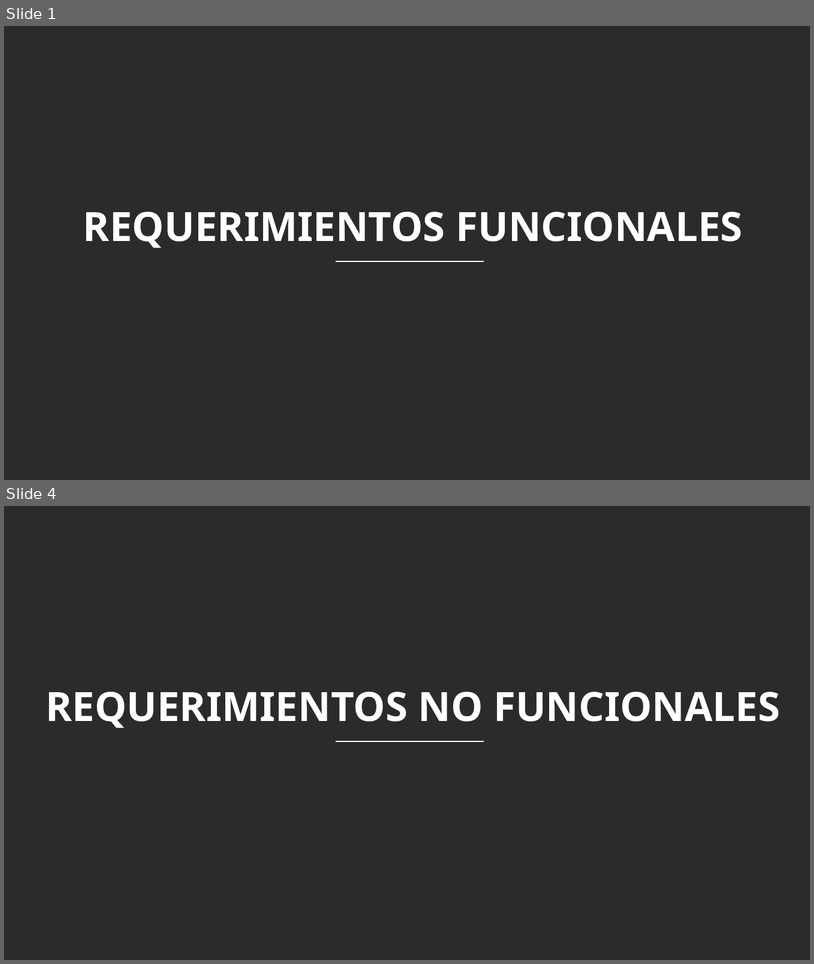
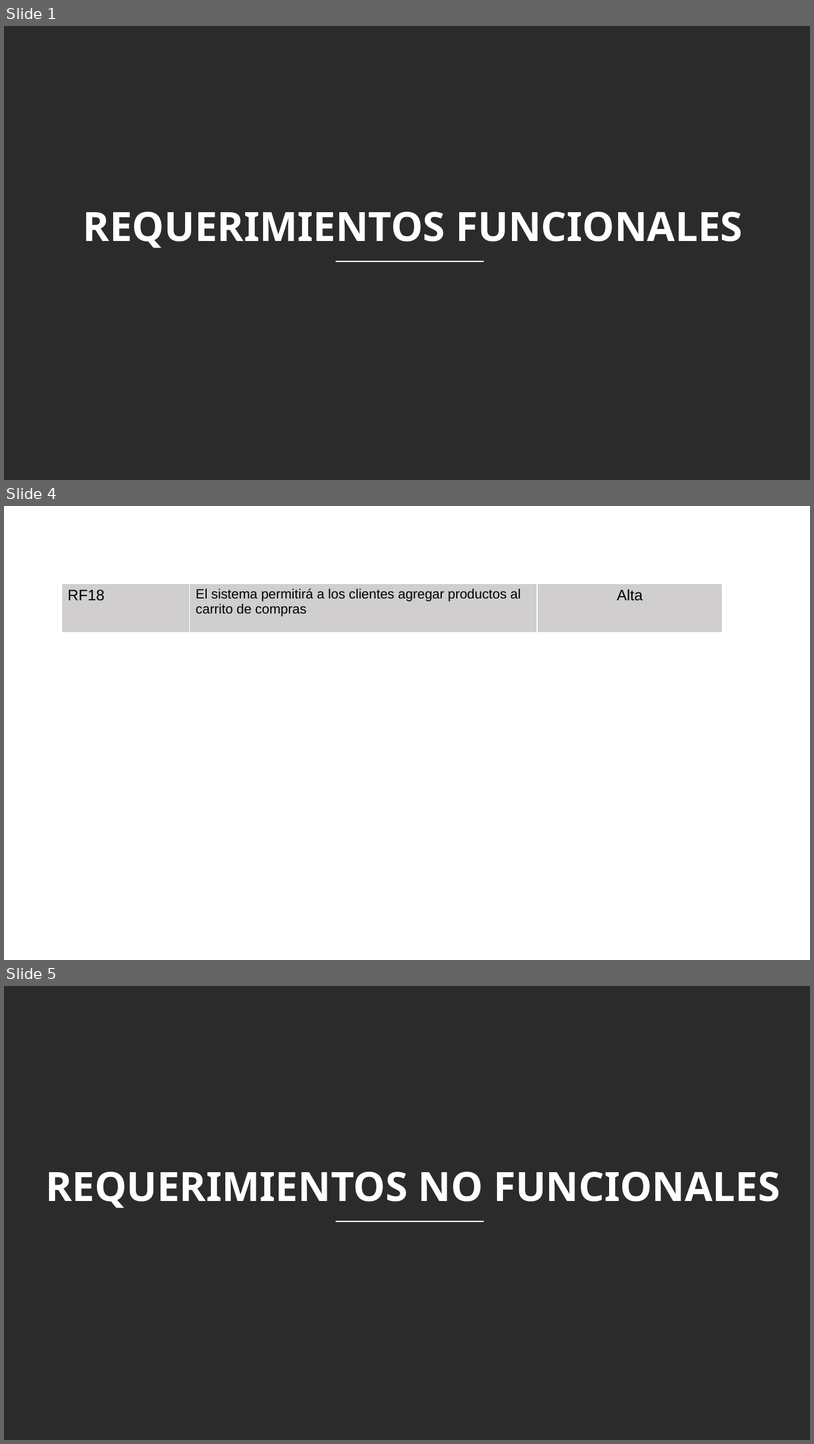
Before and after one commit to luiscarlosmedina/Master-Barber, a slide deck: RF-RNF.pptx. Shown one above the other, each under a label of ours: slides 1 and 4 before the commit, slides 1, 4 and 5 after it; the slides between them are not shown. The pictures are 814x964 and 814x1444 pixels, drawn with LibreOffice and Linux fonts; fonts in the diff are those of the drawing; background and template pictures are left out; a plain dark background stands for a picture behind light text. Boxes give left, top, right and bottom in pixels: in the first picture for what was removed or moved away, otherwise in the second. Text is boxed around its words. In the diff, an @@ line names an element or a change of style, - is before the commit and + after.

```diff
--- a/RF-RNF.pptx
+++ b/RF-RNF.pptx
@@ slide 4 added at (x1=4, y1=506, x2=810, y2=960), background picture (left out) @@
@@ table added at (x1=62, y1=583, x2=723, y2=633), 1 rows, 3 columns @@
+RF18 | El sistema permitirá a los clientes agregar productos al carrito de compras | Alta
@@ what was slide 4 is now slide 5 @@
```
Also in this commit, not shown: 2 slides changed, 2 other files.
